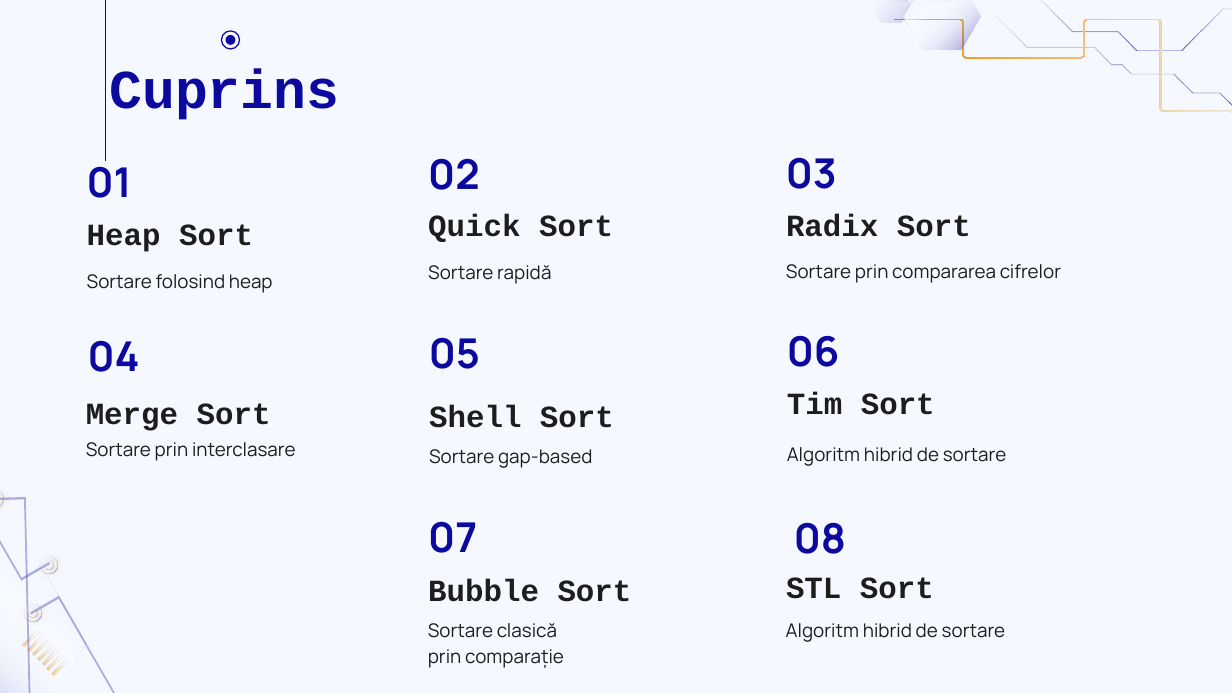
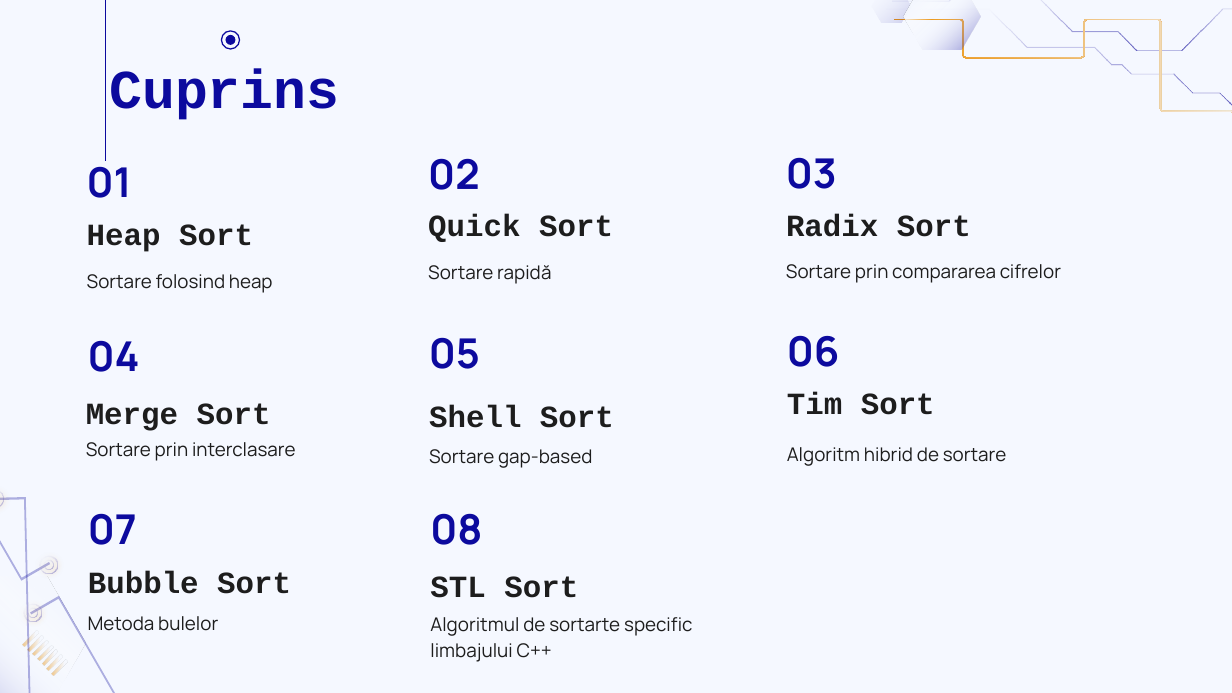
Before and after one commit to biancalautaru/Sorting-Algorithms-Comparison, a slide deck: slide 2 of Algoritmi de sortare.pptx. Drawn at 1232x693 pixels with LibreOffice and Linux fonts; fonts in the diff are those of the drawing. Boxes give left, top, right and bottom in pixels: in the first picture for what was removed or moved away, otherwise in the second. Text is boxed around its words. In the diff, an @@ line names an element or a change of style, - is before the commit and + after.

```diff
--- a/Algoritmi de sortare.pptx
+++ b/Algoritmi de sortare.pptx
@@ title "07": place and size @@
-title "07" at bbox=[428, 521, 477, 553]
+title "07" at bbox=[88, 513, 137, 545]
@@ text "08": place and size @@
-text "08" at bbox=[794, 522, 846, 554]
+text "08" at bbox=[430, 513, 482, 545]
@@ text "Bubble Sort": place and size @@
-text "Bubble Sort" at bbox=[428, 579, 632, 602]
+text "Bubble Sort" at bbox=[88, 571, 291, 594]
@@ text "STL Sort": place and size @@
-text "STL Sort" at bbox=[786, 577, 934, 599]
+text "STL Sort" at bbox=[430, 576, 578, 598]
@@ text added at bbox=[88, 616, 218, 631], 11 pt, text #1D1D1D @@
+Metoda bulelor
@@ text removed at bbox=[428, 623, 564, 668] @@
-Sortare clasică
-prin comparație
@@ text at bbox=[430, 617, 692, 662]: text changed @@
-Algoritm hibrid de sortare
+Algoritmul de sortarte specific limbajului C++
```
Also in this commit, not shown: 10 other slides changed, 1 slide removed, 1 other file.
